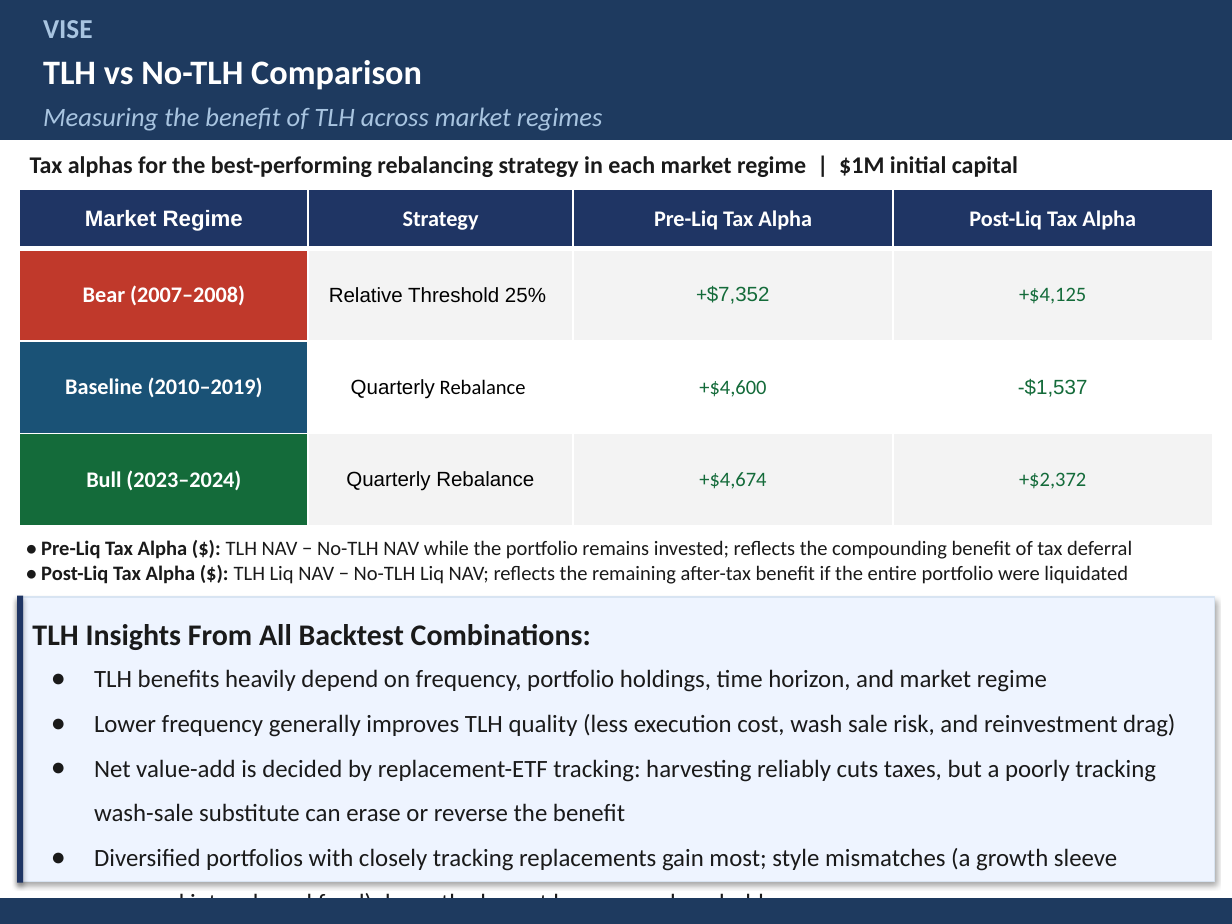
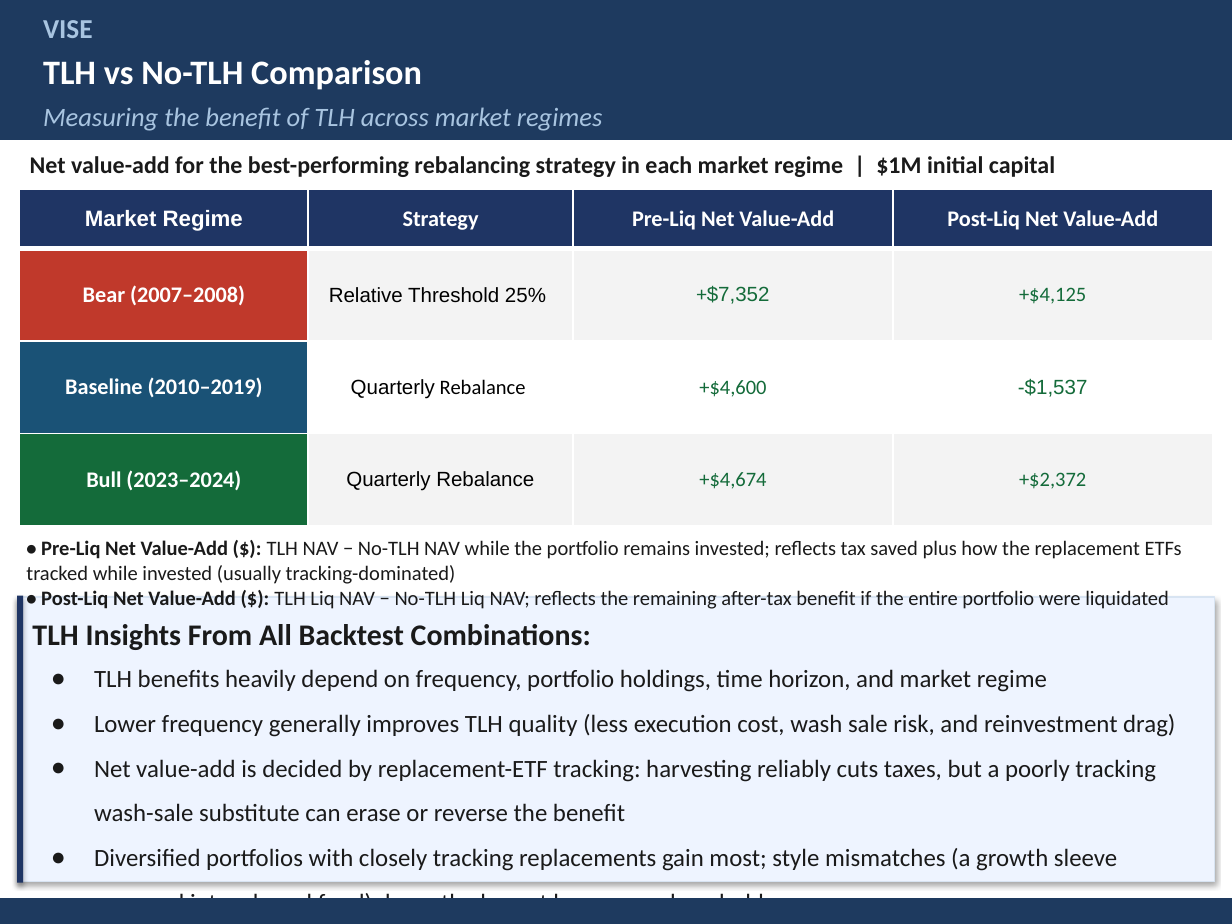
Before and after one commit to NathanArimilli24/portfolio-tlh-optimizer, a slide deck: slide 9 of report/Vise_Presentation_Slides.pptx. Drawn at 1232x924 pixels with LibreOffice and Linux fonts; fonts in the diff are those of the drawing. Boxes give left, top, right and bottom in pixels: in the first picture for what was removed or moved away, otherwise in the second. Text is boxed around its words. In the diff, an @@ line names an element or a change of style, - is before the commit and + after.

Commit message:
Rewrite engine docs to match live engine; reframe slides to net value-add; polish

```diff
--- a/report/Vise_Presentation_Slides.pptx
+++ b/report/Vise_Presentation_Slides.pptx
@@ text at bbox=[30, 156, 1055, 177]: text changed @@
-Tax alphas for the best-performing rebalancing strategy in each market regime | $1M initial capital
+Net value-add for the best-performing rebalancing strategy in each market regime | $1M initial capital
@@ table at bbox=[20, 190, 1212, 526] @@
-row 1, column 3: Pre-Liq Tax Alpha
+row 1, column 3: Pre-Liq Net Value-Add
-row 1, column 4: Post-Liq Tax Alpha
+row 1, column 4: Post-Liq Net Value-Add
@@ text at bbox=[26, 540, 1182, 609]: text changed @@
-• Pre-Liq Tax Alpha ($): TLH NAV − No-TLH NAV while the portfolio remains invested; reflects the compounding benefit of tax deferral
-• Post-Liq Tax Alpha ($): TLH Liq NAV − No-TLH Liq NAV; reflects the remaining after-tax benefit if the entire portfolio were liquidated
+• Pre-Liq Net Value-Add ($): TLH NAV − No-TLH NAV while the portfolio remains invested; reflects tax saved plus how the replacement ETFs tracked while invested (usually tracking-dominated)
+• Post-Liq Net Value-Add ($): TLH Liq NAV − No-TLH Liq NAV; reflects the remaining after-tax benefit if the entire portfolio were liquidated
```
Also in this commit, not shown: 6 other slides changed, 10 other files.
